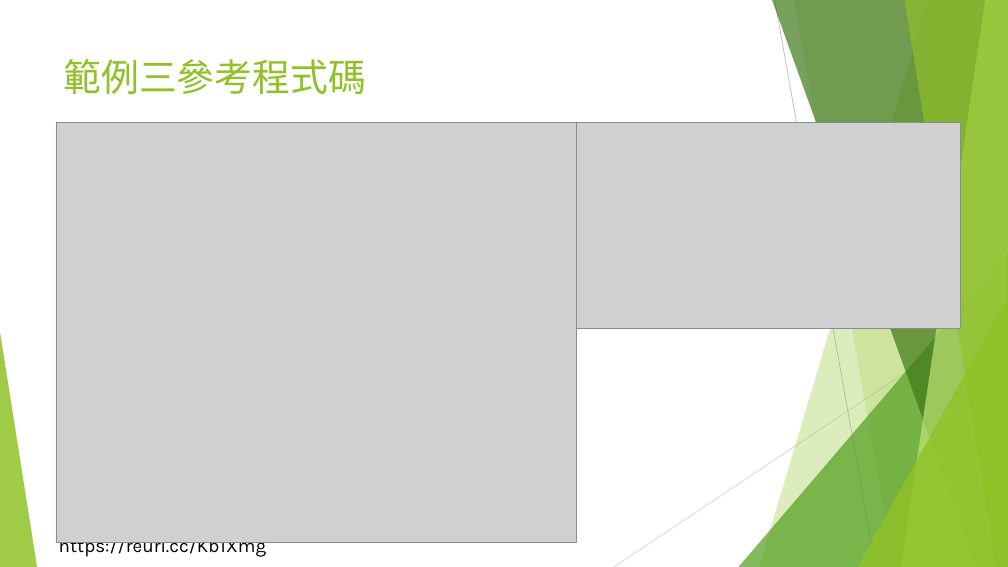
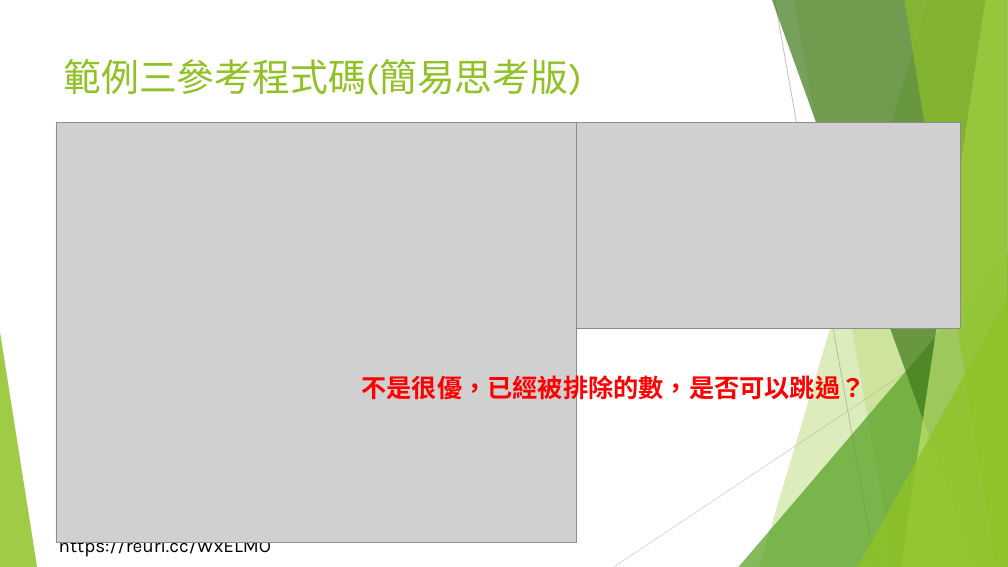
Before and after one commit to liulawsi/My_PPTs, a slide deck: slide 19 of LCC/Java/06_陣列好好用.pptx. Drawn at 1008x567 pixels with LibreOffice and Linux fonts; fonts in the diff are those of the drawing; grey boxes stand for pictures; background and template pictures are left out. Boxes give left, top, right and bottom in pixels: in the first picture for what was removed or moved away, otherwise in the second. Text is boxed around its words. In the diff, an @@ line names an element or a change of style, - is before the commit and + after.

```diff
--- a/LCC/Java/06_陣列好好用.pptx
+++ b/LCC/Java/06_陣列好好用.pptx
@@ title at (64, 59, 582, 95): text changed @@
-範例三參考程式碼
+範例三參考程式碼(簡易思考版)
@@ text added at (361, 371, 865, 404), 24 pt, text #FF0000, bold @@
+不是很優，已經被排除的數，是否可以跳過？
@@ text at (59, 542, 271, 558): text changed @@
-https://reurl.cc/Kb1Xmg
+https://reurl.cc/WxELMO
```
Also in this commit, not shown: 61 other slides changed, 5 slides added, 53 other files.
